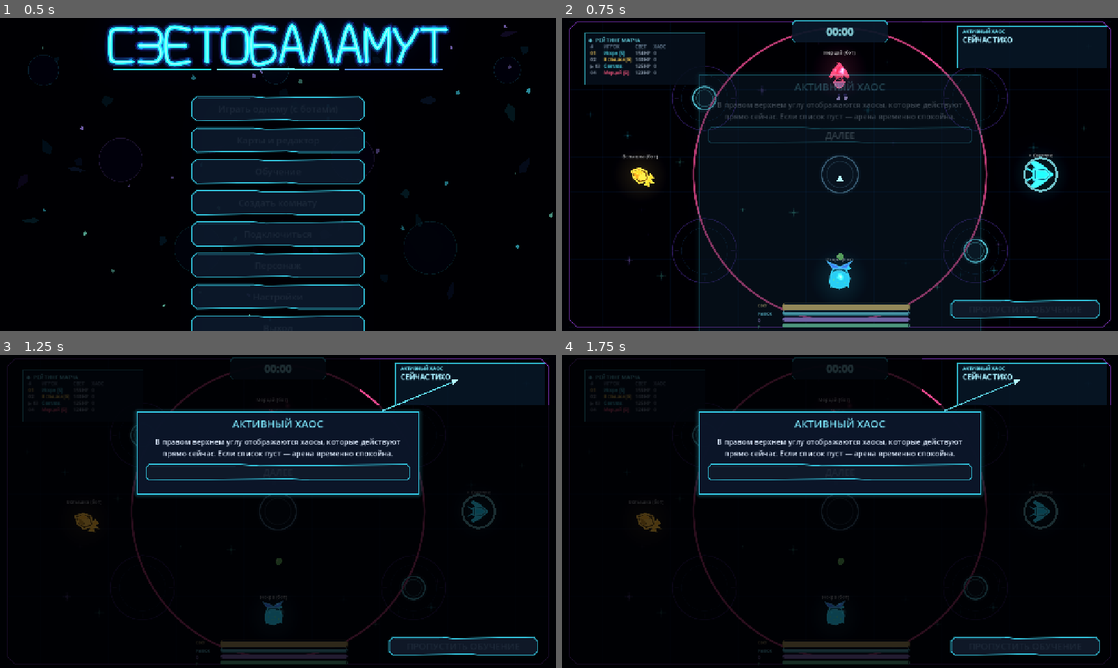
Above: before the commit, frames 1-4 (two rows, left to right).
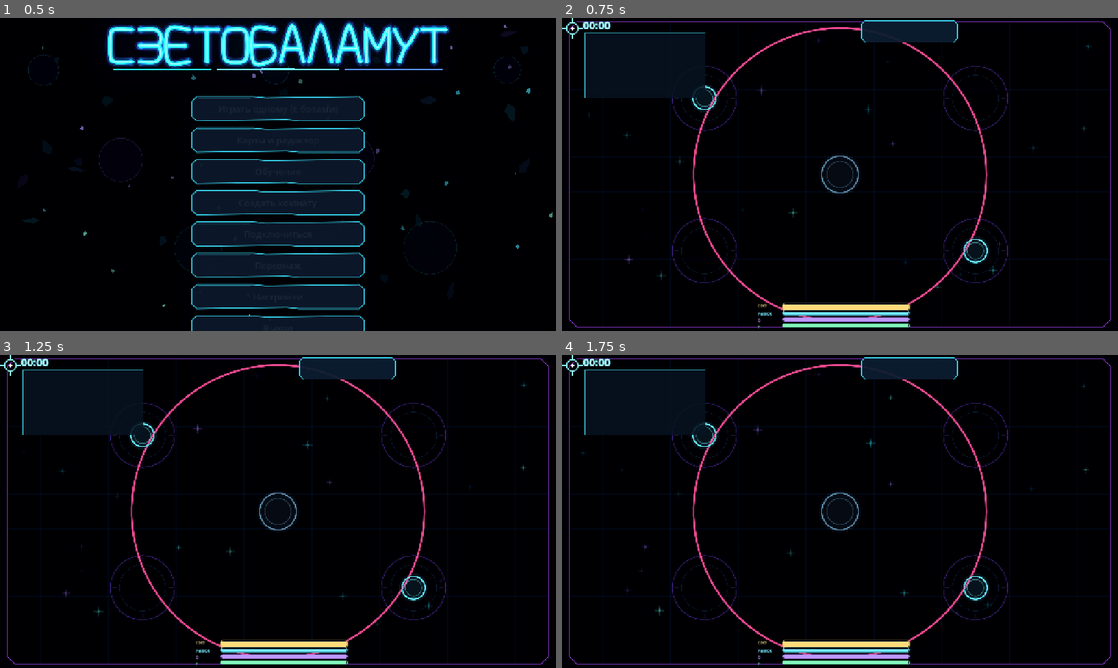
Above: after the commit, the same moments.

Repository: DvoreZZKy/svetobalamut
Game: Godot game, scene res://scenes/menu.tscn
Two runs of this game, one before a commit and one after it. Both use one fixed random seed, a clock stepped at 60 frames per second and the inputs below.
Inputs (mouse positions are in pixels of both pictures, inside the frame that each line leads up to):
- Up to frame 1 (0.5 s): no input
- Up to frame 2 (0.75 s): click "Играть одному (с ботами)" at 0.5 s
- Up to frame 3 (1.25 s): no input
- Up to frame 4 (1.75 s): tap Enter (restart) at 1.25 s; move the mouse to (962, 495) at 1.27 s; hold D (right) from 1.28 s (still down); tap Q (ability) at 1.35 s; click (962, 495) at 1.42 s

Frame 1 is identical in both runs. In frame 2, 16% of the frame differs, in the area x 0-99%, y 0-100%; in frame 3, 25%; in frame 4, 25%.
Error after the commit: Parse Error: Cannot infer the type of "away" variable because the value doesn't have a set type. (res://scripts/sim.gd:1652)

Commit message:
Add destructible neon containers and tactical bot routing

Diff:
--- a/scripts/arena.gd
+++ b/scripts/arena.gd
@@ -777,6 +777,9 @@
 		draw_circle(p,r+8.0,Color(tint,0.08))
 		draw_arc(p,r,0.0,TAU,32,tint,4.0,true)
 		draw_arc(p,r*0.72,0.0,TAU,24,Color(tint,0.45),2.0,true)
+		var hp_ratio := clampf(float(item.get("hp",item.get("max_hp",1.0))) / maxf(1.0,float(item.get("max_hp",1.0))),0.0,1.0)
+		if hp_ratio < 0.999:
+			draw_arc(p,r+6.0,-PI*0.5,-PI*0.5+TAU*hp_ratio,32,Color("#ffcf78"),3.0,true)
 	var border := PackedVector2Array([
 		Vector2(24,0), Vector2(world.x-24,0), Vector2(world.x,24),
 		Vector2(world.x,world.y-24), Vector2(world.x-24,world.y),
--- a/scripts/sim.gd
+++ b/scripts/sim.gd
@@ -1644,6 +1644,16 @@
 				break
 		if not inp.dash and rng.randf() < 0.0015:
 			inp.dash = true
+	for item in map_data.get("objects", []):
+		var obstacle_type := str(item.get("type", "rock"))
+		if not ["rock", "crystal", "cover", "container", "plant"].has(obstacle_type):
+			continue
+		var obstacle_pos := Vector2(float(item.get("x", 0.0)), float(item.get("y", 0.0)))
+		var away := p.pos - obstacle_pos
+		var distance := away.length()
+		var avoid_distance := float(item.get("r", 48.0)) + 145.0
+		if distance > 1.0 and distance < avoid_distance:
+			mv += away.normalized() * (1.0 - distance / avoid_distance) * 1.25
 	inp.mv = mv.limit_length(1.0)
 	if effects.has("reverse"):
 		inp.mv = -inp.mv
--- a/tests/map_smoke.gd
+++ b/tests/map_smoke.gd
@@ -16,7 +16,7 @@
 		quit(1)
 		return
 	var custom: Dictionary = map_service.call("new_custom_map", "Map smoke test")
-	custom["objects"] = [{"type":"rock","x":400.0,"y":400.0,"r":50.0}]
+	custom["objects"] = [{"type":"container","x":1200.0,"y":750.0,"r":35.0}]
 	if not bool(map_service.call("save_custom_map", custom)):
 		push_error("Could not save a custom map")
 		quit(1)
@@ -25,6 +25,19 @@
 	map_service.call("receive_map", custom)
 	if (map_service.call("all_maps") as Array).size() != count_after_save:
 		push_error("Receiving the same map created a duplicate")
+		quit(1)
+		return
+	var sim_script: Script = load("res://scripts/sim.gd")
+	var sim: Variant = sim_script.new()
+	sim.reset([{"id":1,"name":"Map QA","human":true,"color":0,"kind":0,"outfit":0,"hat":0}])
+	if sim.world_size != Vector2(2400,1500):
+		push_error("Custom map dimensions were not loaded into the simulation")
+		quit(1)
+		return
+	sim.bullets = [{"id":1,"pos":Vector2(1200,750),"vel":Vector2.ZERO,"owner":1,"life":1.0,"bn":0,"ricochet":false,"dmg":100.0,"radius":6.0,"hit_ids":[]}]
+	sim.call("_update_bullets",1.0/60.0)
+	if not sim.map_data.get("objects",[]).is_empty() or sim.pickups.size() != 1:
+		push_error("A destroyed container did not disappear and drop its battery")
 		quit(1)
 		return
 	var editor_scene: PackedScene = load("res://scenes/map_editor.tscn")
